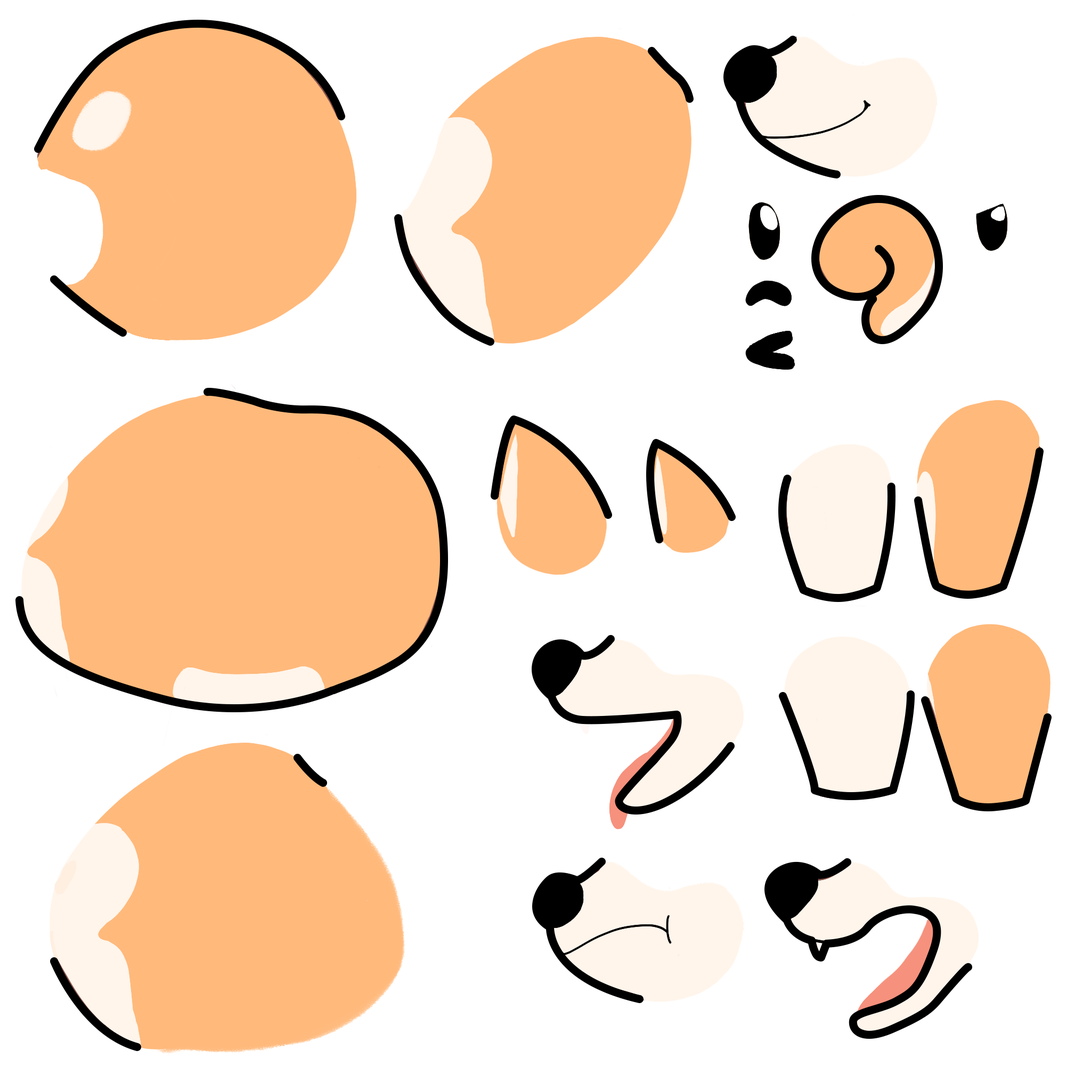
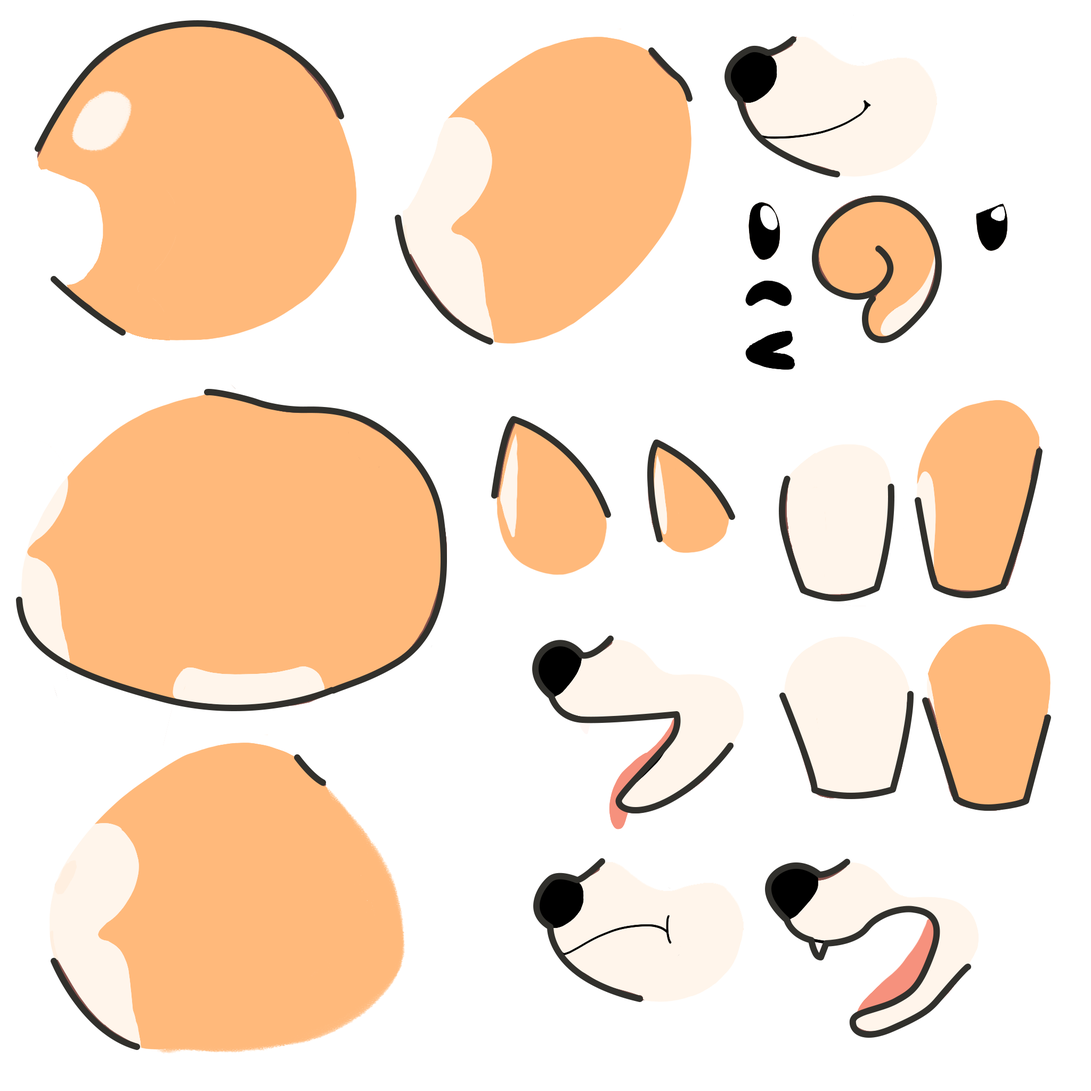
The second 1091px x 1091px image is a revision of the first. Changes to its layers:
painted on "Shape 13" over 646, 439, 737, 544
painted on "Shape 12" over 490, 415, 613, 520
painted on "Shape 20" over 764, 858, 973, 1040
painted on "Shape 19" over 532, 858, 644, 1004
painted on "Shape 18" over 531, 635, 735, 815
painted on "Shape 5" over 723, 35, 842, 179
painted on "Shape 2" over 50, 275, 127, 337
painted on "Shape 1" over 34, 19, 346, 153
painted on "Shape 16" over 921, 696, 1053, 812
painted on "Shape 17" over 779, 690, 916, 801
painted on "Shape 15" over 914, 447, 1045, 600
painted on "Shape 14" over 778, 474, 896, 603
painted on "Shape 6" over 811, 195, 944, 345
painted on "Shape 11" over 50, 957, 142, 1052
painted on "Shape 10" over 293, 754, 328, 788
painted on "Shape 4" over 648, 46, 694, 103
painted on "Shape 3" over 394, 214, 495, 346
painted on "Shape 8" over 15, 596, 337, 713
painted on "Shape 7" over 203, 387, 449, 695
